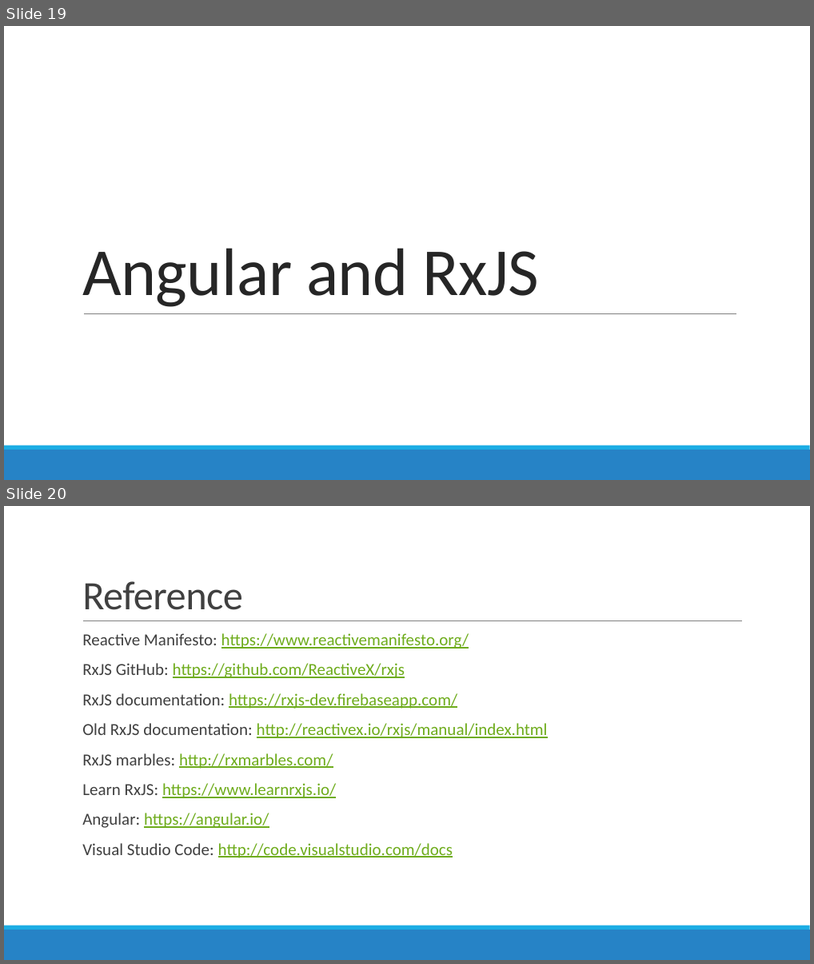
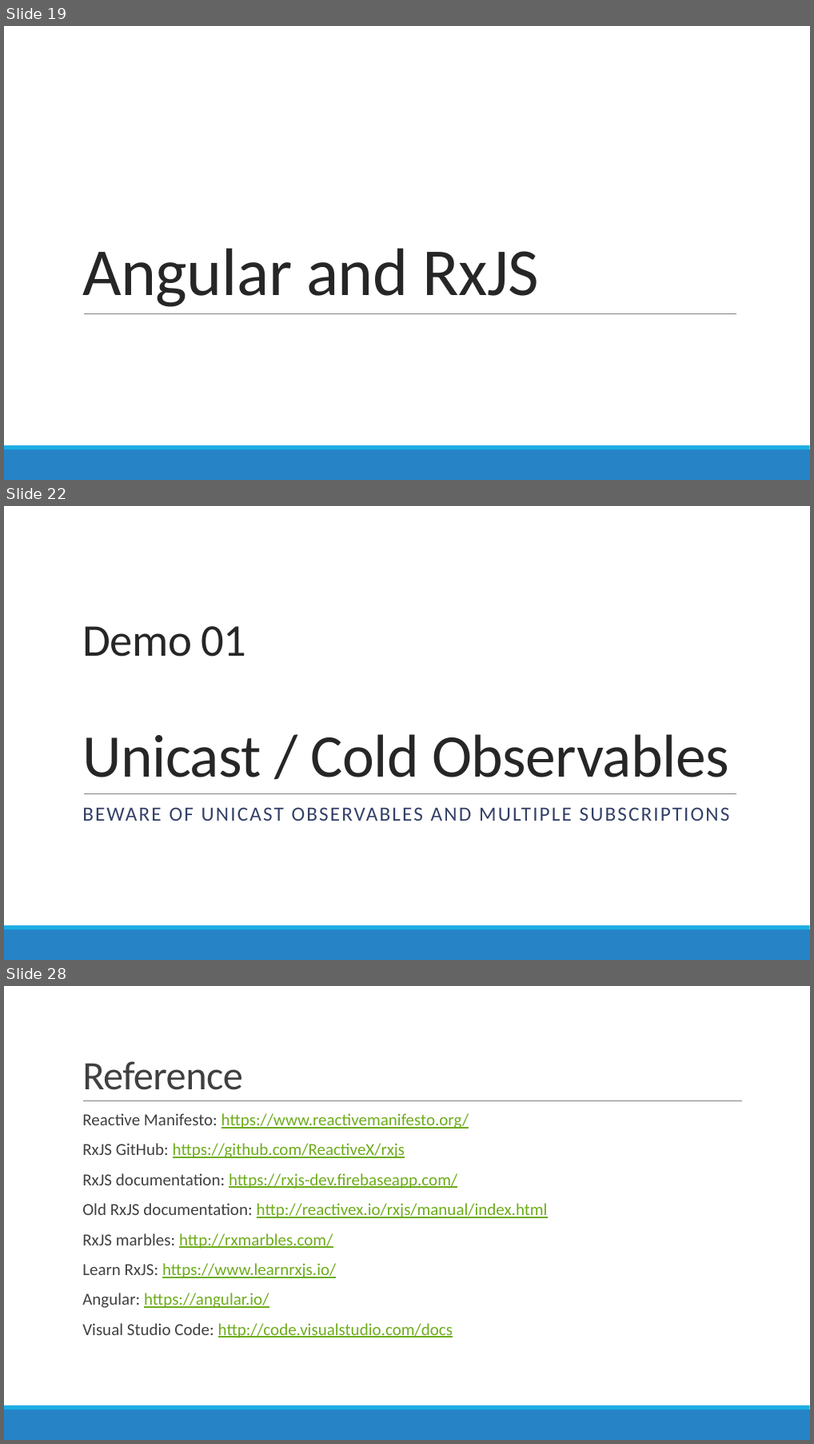
Before and after one commit to AGiorgetti/rxjs101, a slide deck: ReactiveProgramming_RxJS.pptx. Shown one above the other, each under a label of ours: slides 19 and 20 before the commit, slides 19, 22 and 28 after it; the slides between them are not shown. The pictures are 814x964 and 814x1444 pixels, drawn with LibreOffice and Linux fonts; fonts in the diff are those of the drawing. Boxes give left, top, right and bottom in pixels: in the first picture for what was removed or moved away, otherwise in the second. Text is boxed around its words. In the diff, an @@ line names an element or a change of style, - is before the commit and + after.

```diff
--- a/ReactiveProgramming_RxJS.pptx
+++ b/ReactiveProgramming_RxJS.pptx
@@ slide 22 added at bbox=[4, 506, 810, 960], background #FFFFFF; not listed: 3 template elements that a slide beside it also shows @@
@@ title added at bbox=[82, 626, 730, 777], 72 pt, text #262626 @@
+Demo 01
+Unicast / Cold Observables
@@ text added at bbox=[82, 807, 730, 820], 24 pt, text #344068 @@
+BEWARE OF UNICAST OBSERVABLES AND MULTIPLE SUBSCRIPTIONS
@@ what was slide 20 is now slide 28 @@
```
Also in this commit, not shown: 1 slide changed, 7 other slides added, 7 other files.
